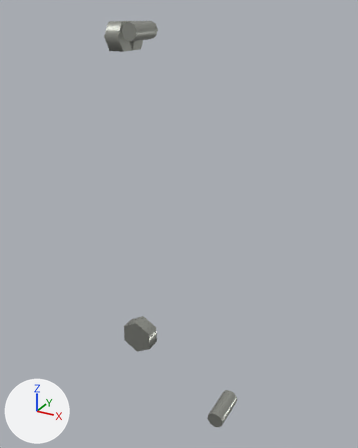
An edit to the glTF model public/parts/air-pump-fasteners.glb, drawn before and after from the same camera.
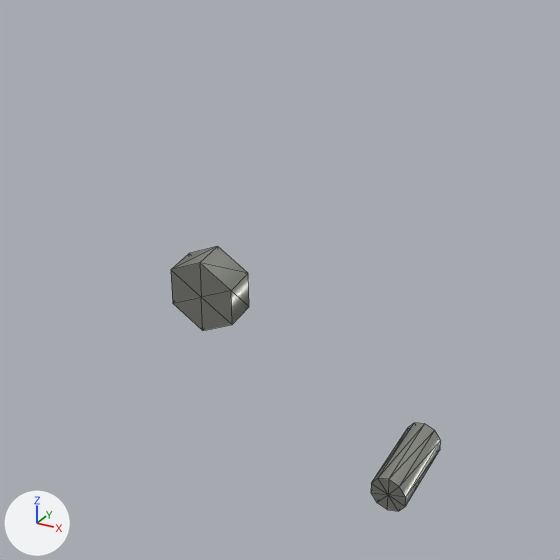
Each version is shown whole from a camera (50 mm lens) standing at (-83.9, -517.3, 124.1) and looking at (-175.1, -351.6, 41.2), then close up on the part from 15% to 80% of the width and 48% to 100% of the height. The lights are fixed; the arrows at lower left show +X, +Y and +Z. The first two pictures are the older version. The close-ups show mesh edges as thin lines. Where no turn or scale is listed for an object, it has been applied to the vertices. Vertices at exactly the same position are counted once.

The older version as bpy lines, for what is in view:
```python
me_mesh_0 = bpy.data.meshes.new('Mesh_0')
me_mesh_0.from_pydata(...)  # a 6-sided cylinder along x spanning x -27.0..-21.0, y 0.0..12.0, z 70.0..80.0; a 6-sided cylinder along x spanning x -27.0..-21.0, y -6.0..6.0, z 70.0..80.0; an 8-sided cylinder along y spanning x -19.0..-13.0, y -6.0..8.0, z 74.0..80.0; a 10-sided cylinder along y spanning x 20.0..27.0, y -11.0..5.0, z -80.0..-73.0; a 6-sided cylinder along y spanning x -21.0..-8.0, y -12.0..-6.0, z -54.0..-39.0
me_mesh_0.materials.append(mat_zincplate)  # grey #b4b6ae
ob_air_pump_fasteners_zincplate = bpy.data.objects.new('air-pump-fasteners:zincPlate', me_mesh_0)
ob_air_pump_fasteners_zincplate.location = (-171.8, -358.1, 38.8)
```
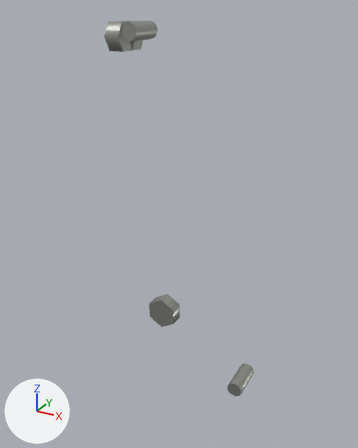
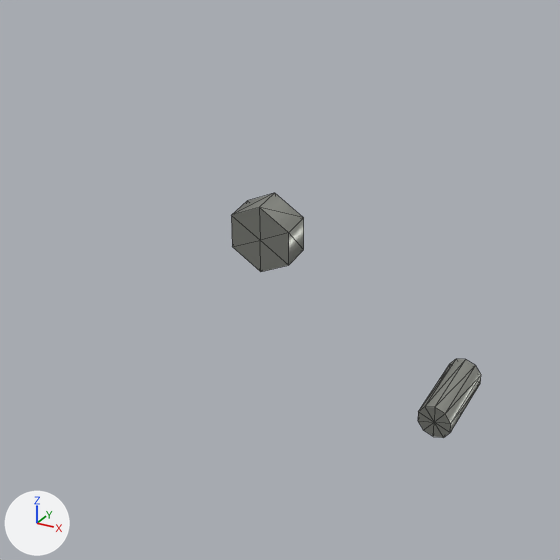
Where the newer file only moved an object's origin or applied its transform, the numbers keep the older frame.

What differs and where, as boxes [x1, y1, x2, y2] in the close-ups (560 x 560 px; the box of a moved part takes in the faces that stretch with it):
'air-pump-fasteners:zincPlate', reshaped
    before: [171, 246, 441, 511]
    after: [231, 193, 481, 438]
part 1 of me_mesh_0, moved or reshaped
    before: [371, 423, 441, 511]
    after: [418, 359, 481, 438]
part 2 of me_mesh_0, moved or reshaped
    before: [171, 246, 249, 331]
    after: [231, 193, 304, 272]

The edits, one by one:
me_mesh_0 is used by ob_air_pump_fasteners_zincplate; location (-171.8, -358.1, 38.8).
me_mesh_0 had 82 vertices, 144 faces and spanned x -27.0..27.0, y -12.0..12.0, z -80.0..80.0.
me_mesh_0 now has 82 vertices, 144 faces and spans x -27.0..27.0, y -6.0..26.0, z -80.0..80.0.
me_mesh_0 part 1: the loose piece of 22 vertices spanning x 20.0..27.0, y -11.0..5.0, z -80.0..-73.0 is moved by (0.0, 21.0, 0.0).
me_mesh_0 part 2: the loose piece of 14 vertices spanning x -21.0..-8.0, y -12.0..-6.0, z -54.0..-39.0 is moved by (0.0, 21.0, 0.0).
